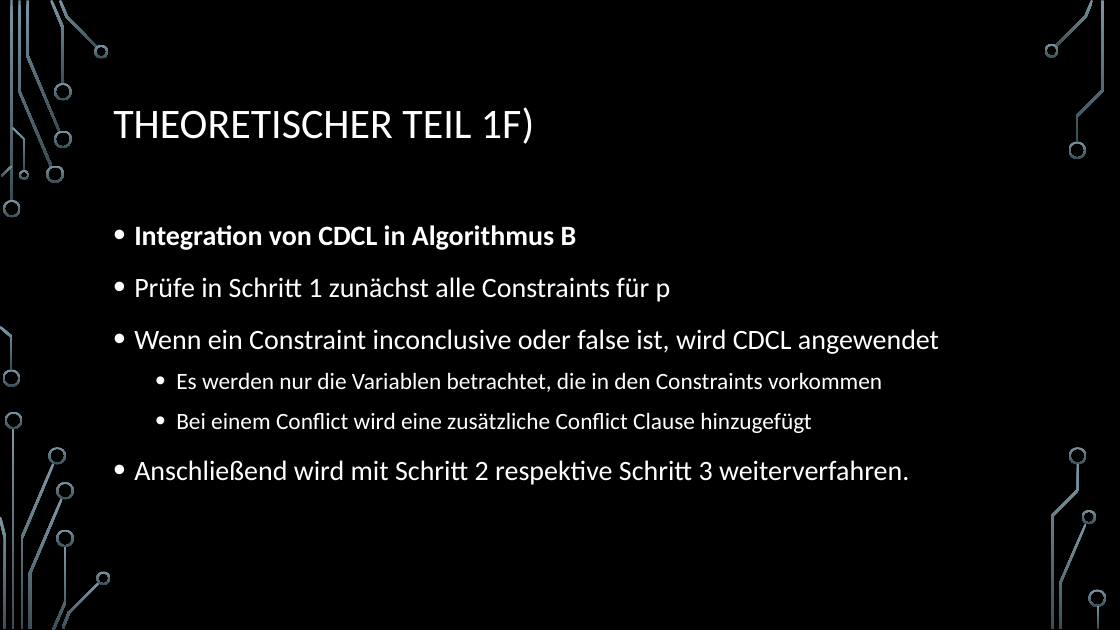
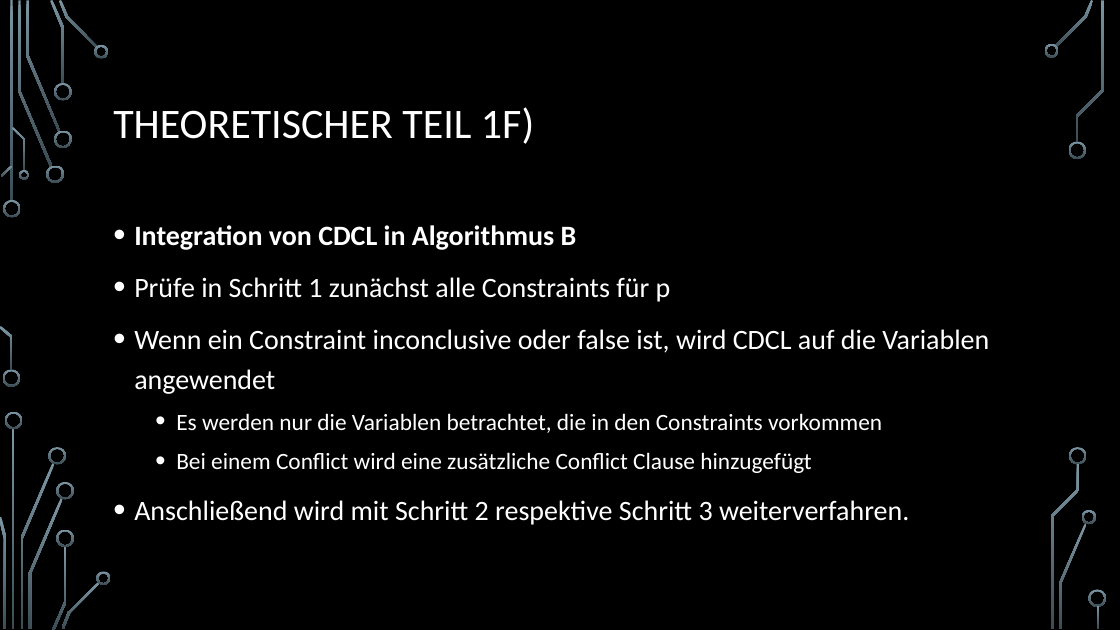
Before and after one commit to Fixeres/HybrideSysteme, a slide deck: slide 14 of src/resources/Hybride systeme_Jörn_seine_Teile.pptx. Drawn at 1120x630 pixels with LibreOffice and Linux fonts; fonts in the diff are those of the drawing; background and template pictures are left out. Boxes give left, top, right and bottom in pixels: in the first picture for what was removed or moved away, otherwise in the second. Text is boxed around its words. In the diff, an @@ line names an element or a change of style, - is before the commit and + after.

```diff
--- a/src/resources/Hybride systeme_Jörn_seine_Teile.pptx
+++ b/src/resources/Hybride systeme_Jörn_seine_Teile.pptx
@@ text at <box>134,329,989,394</box>: text changed @@
-• Wenn ein Constraint inconclusive oder false ist, wird CDCL angewendet
+• Wenn ein Constraint inconclusive oder false ist, wird CDCL auf die Variablen angewendet
```
Also in this commit, not shown: 9 other slides changed, 2 slides added, 1 slide removed.
